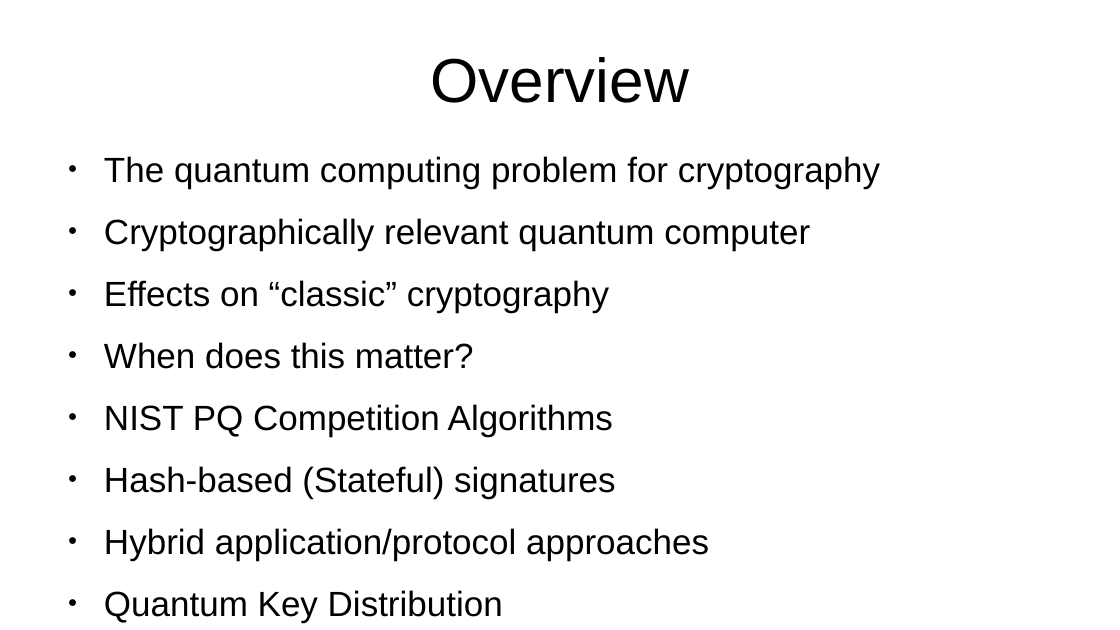
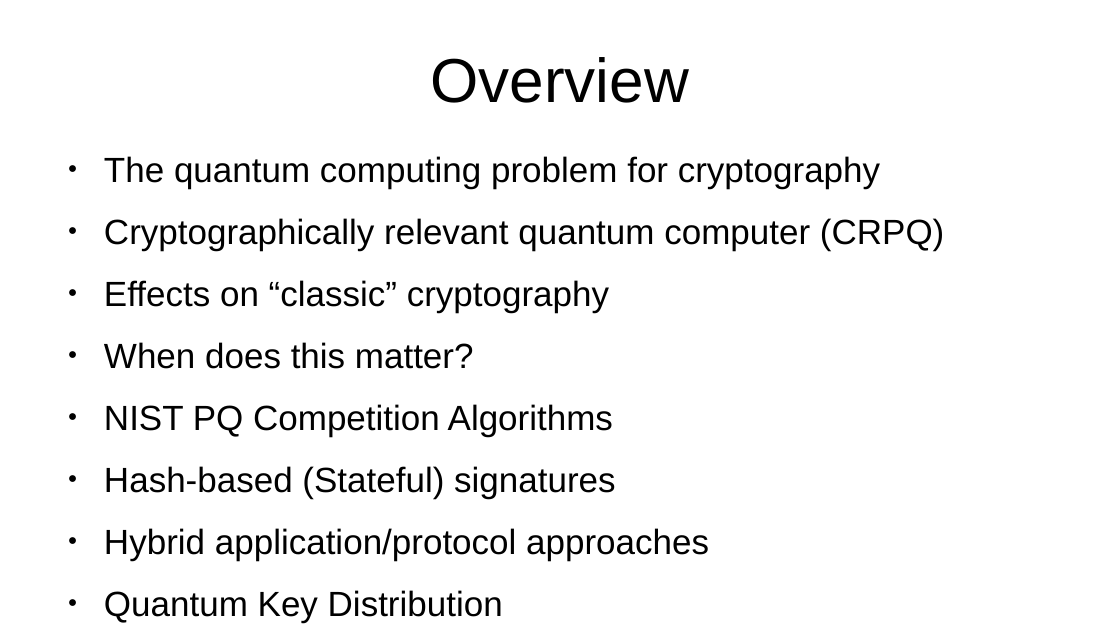
Before and after one commit to sftcd/cs7053, a slide deck: slide 4 of 2022lectures/05-pqc.odp. Drawn at 1120x630 pixels with LibreOffice and Linux fonts; fonts in the diff are those of the drawing. Boxes give left, top, right and bottom in pixels: in the first picture for what was removed or moved away, otherwise in the second. Text is boxed around its words. In the diff, an @@ line names an element or a change of style, - is before the commit and + after.

```diff
--- a/2022lectures/05-pqc.odp
+++ b/2022lectures/05-pqc.odp
@@ text at [104, 218, 944, 251]: text changed @@
-● Cryptographically relevant quantum computer
+● Cryptographically relevant quantum computer (CRPQ)
```
Also in this commit, not shown: 11 other slides changed, 2 other files.
